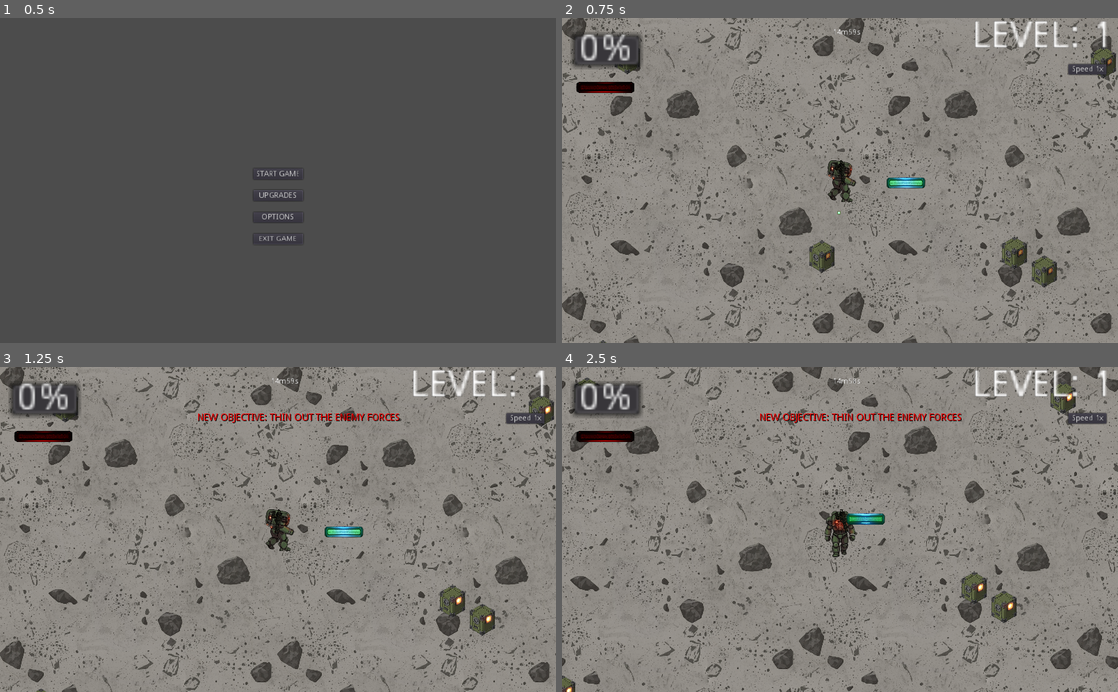
Above: before the commit, frames 1-4 (two rows, left to right).
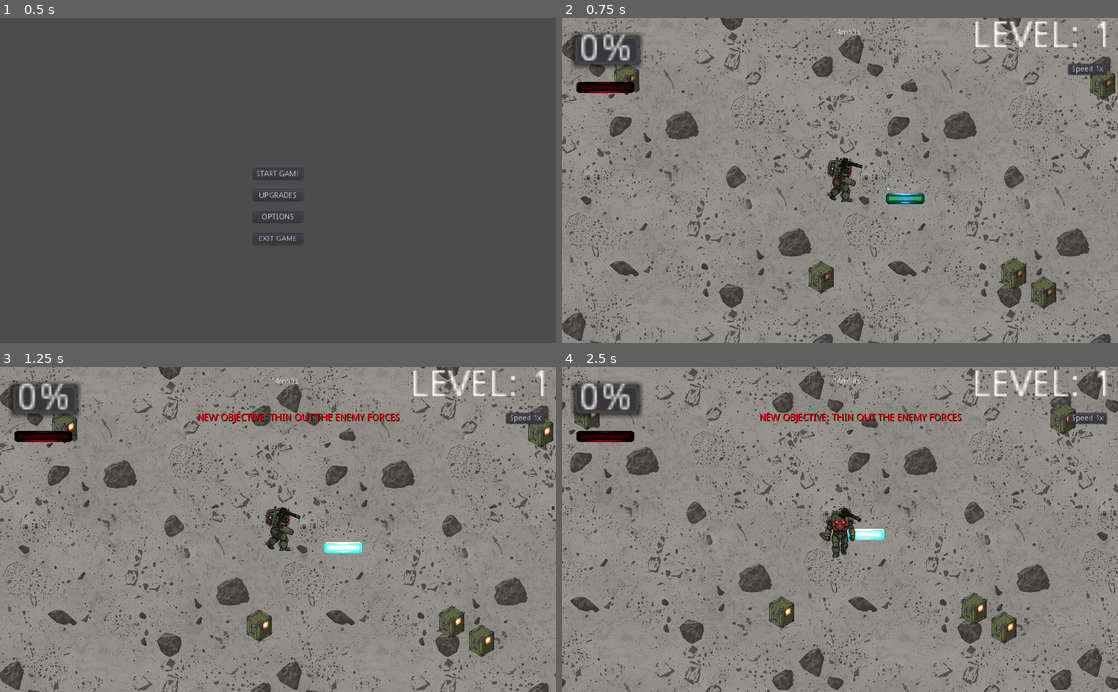
Above: after the commit, the same moments.

Repository: rcameronlyman/NEOBUSHI
Game: Godot game, scene res://MainMenu.tscn
Two runs of this game, one before a commit and one after it. Both use one fixed random seed, a clock stepped at 60 frames per second and the inputs below. The engine's default icon, where the game draws it, is replaced by a stand-in: a white triangle on a blue panel in a dark square.
Inputs (mouse positions are in pixels of both pictures, inside the frame that each line leads up to):
- Up to frame 1 (0.5 s): no input
- Up to frame 2 (0.75 s): click "START GAME" at 0.5 s
- Up to frame 3 (1.25 s): no input
- Up to frame 4 (2.5 s): move the mouse to (962, 513) at 1.27 s; hold D (move_right) 1.28-2.03 s; move the mouse to (728, 545) at 2.02 s; hold S (move_down) from 2.03 s (still down)

Frame 1 is identical in both runs. In frame 2, 25% of the frame differs, in the area x 0-100%, y 0-100%; in frame 3, 24%; in frame 4, 24%.

Commit message:
Fixed wall targeting and bullet collision logic; adjusted wall health for testing

Diff:
--- a/Bullet.gd
+++ b/Bullet.gd
@@ -41,13 +41,20 @@
 	if global_position.length() > 5000:
 		queue_free()
 
+# This handles hitting StaticBody2D (like Walls)
+func _on_Bullet_body_entered(body):
+	if body.is_in_group("walls"):
+		if body.has_method("take_damage"):
+			body.take_damage(damage)
+
+		handle_final_impact()
+
+# This handles hitting Area2D (like typical Enemies)
 func _on_Bullet_area_entered(area):
-	# --- NEW WALL DETECTION ---
+	# (Keeping wall check here too just in case you use Area-walls later)
 	if area.is_in_group("walls"):
 		if area.has_method("take_damage"):
 			area.take_damage(damage)
-
-		# We treat hitting a wall as a final impact
 		handle_final_impact()
 		return
 
@@ -55,39 +62,31 @@
 		if area.has_method("take_damage"):
 			area.take_damage(damage, global_position)
 
-		# 1. Increment Mega Shell counter on every hit, even if it pierces
 		if is_mega_shell_unlocked:
 			Global.total_bullets_hit += 1
 
-		# 2. Handle Piercing (Exits function, bullet stays alive)
 		if pierce_count > 0:
 			pierce_count -= 1
 			return
 
-		# 3. Handle Bouncing (Exits function, bullet stays alive)
 		if bounce_count > 0:
 			bounce_count -= 1
 			direction = -direction.rotated(rand_range(-0.5, 0.5))
 			return
 
-		# 4. FINAL IMPACT LOGIC
 		handle_final_impact()
 
-# I moved the impact logic to its own function to keep the code clean
-# and avoid repeating it for both enemies and walls.
 func handle_final_impact():
 	var triggered_mega = false
 
-	# Check Mega Shell first (Guaranteed)
 	if is_mega_shell_unlocked and Global.total_bullets_hit >= mega_shell_threshold:
-		trigger_explosion(1.0) # Full scale
+		trigger_explosion(1.0)
 		Global.total_bullets_hit = 0
 		triggered_mega = true
 
-	# Check Explosive Rounds (Random chance, only if Mega didn't fire)
 	if not triggered_mega and explosion_chance > 0:
 		if randf() < explosion_chance:
-			trigger_explosion(0.5) # Half scale "mini-blast"
+			trigger_explosion(0.5)
 
 	queue_free()
 
--- a/Bullet.tscn
+++ b/Bullet.tscn
@@ -7,6 +7,7 @@
 extents = Vector2( 18.5, 15.5 )
 
 [node name="Bullet" type="Area2D"]
+collision_mask = 3
 script = ExtResource( 2 )
 
 [node name="Sprite" type="Sprite" parent="."]
@@ -16,3 +17,4 @@
 shape = SubResource( 2 )
 
 [connection signal="area_entered" from="." to="." method="_on_Bullet_area_entered"]
+[connection signal="body_entered" from="." to="." method="_on_Bullet_body_entered"]
--- a/Gem.gd
+++ b/Gem.gd
@@ -35,14 +35,14 @@
 	if not target_player:
 		var player = get_tree().current_scene.find_node("Player", true, false)
 		if player:
-			var dist = global_position.distance_to(player.global_position)
+			var dist = global_position.distance_to(player.get_node("AnimatedSprite").global_position)
 			if dist < player.pickup_range:
 				target_player = player
 				is_bouncing = false
 
 	# 3. Move toward the player if targeted
 	if target_player:
-		var direction = (target_player.global_position - global_position).normalized()
+		var direction = (target_player.get_node("AnimatedSprite").global_position - global_position).normalized()
 		global_position += direction * attract_speed * delta
 
 func _on_Gem_area_entered(area):
--- a/Player.gd
+++ b/Player.gd
@@ -14,7 +14,7 @@
 var speed = 375
 var fire_rate = 1.5
 var damage_mult = 1.0
-var pickup_range = 150.0
+var pickup_range = 250.0
 var crit_chance = 0.05
 var cooldown_red = 0.0
 var xp_growth_rate = .5
@@ -43,6 +43,9 @@
 var velocity = Vector2.ZERO
 var can_take_damage = true
 var bullet_scene = preload("res://Bullet.tscn")
+
+# --- AUDIO NODES ---
+onready var shoot_sfx = $Minigun/ShootSFX
 
 # --- XP & LEVELING ---
 var experience = 0.0
@@ -111,30 +114,22 @@
 
 func activate_speed_boost(duration):
 	boost_speed = 200.0
-
-	# Start the "Stutter" effect
 	var effect_timer = 0.0
 	while effect_timer < duration:
-		# Toggle transparency for that "ghosting" look
 		$AnimatedSprite.modulate.a = 0.3
 		yield(get_tree().create_timer(0.05), "timeout")
 		$AnimatedSprite.modulate.a = 1.0
 		yield(get_tree().create_timer(0.05), "timeout")
 		effect_timer += 0.1
-
-	# Reset after duration
 	boost_speed = 0.0
 	$AnimatedSprite.modulate.a = 1.0
 
 func activate_overdrive(duration):
 	boost_fire_rate = 4.0
-	# Intense white-hot glow (RGB values above 1.0)
 	$AnimatedSprite.modulate = Color(4, 4, 2)
-
 	yield(get_tree().create_timer(duration), "timeout")
-
 	boost_fire_rate = 1.0
-	$AnimatedSprite.modulate = Color(1, 1, 1) # Reset to normal
+	$AnimatedSprite.modulate = Color(1, 1, 1)
 
 func activate_magnet(duration):
 	magnet_active = true
@@ -150,18 +145,12 @@
 		health = max_health
 	update_ui()
 
-# --- REVISED XP & POWERUP COLLECTION ---
-
 func _on_GemCollector_area_entered(area):
-	# Analytical Fix: Added 'powerups' group check
 	if area.is_in_group("gems") or area.is_in_group("powerups"):
-		# 1. Check if it's a Power-up or special item first
 		if area.has_method("apply_powerup"):
 			area.apply_powerup(self)
-			return # Exit to avoid XP logic below
-
-		# 2. Treat as XP Gem
-		var dist = global_position.distance_to(area.global_position)
+			return
+		var dist = $AnimatedSprite.global_position.distance_to(area.global_position)
 		if dist < 80:
 			experience += 1.0 * xp_growth_rate
 			Global.gems_collected += 1
@@ -172,12 +161,10 @@
 		if area.has_method("take_damage"):
 			area.take_damage(100)
 
-# --- EXISTING LOGIC (Unchanged) ---
-
 func update_minigun_visual():
 	var target = get_closest_enemy()
 	if target:
-		var target_angle = (target.global_position - global_position).angle()
+		var target_angle = (target.global_position - $AnimatedSprite.global_position).angle()
 		$Minigun.rotation = lerp_angle($Minigun.rotation, target_angle, rotation_speed)
 	else:
 		if velocity.length() > 0:
@@ -192,7 +179,11 @@
 
 func shoot():
 	var target = get_closest_enemy()
-	if not target: return
+	if not target:
+		return
+
+	shoot_sfx.pitch_scale = rand_range(0.92, 1.08)
+	shoot_sfx.play()
 
 	var bullet_count = 1
 	var spread_angle = 0.18
@@ -220,17 +211,19 @@
 
 func get_closest_enemy():
 	var enemies = $ShootingRange.get_overlapping_areas()
+	enemies += $ShootingRange.get_overlapping_bodies() # Combined detection
+
 	var nearest = null
 	var min_dist = INF
 	for enemy in enemies:
 		if enemy.is_in_group("enemies"):
-			var dist = global_position.distance_to(enemy.global_position)
+			var dist = $AnimatedSprite.global_position.distance_to(enemy.global_position)
 			var effective_dist = dist
 			if enemy.is_in_group("crate"):
-				var dir_to_target = (enemy.global_position - global_position).normalized()
+				var dir_to_target = (enemy.global_position - $AnimatedSprite.global_position).normalized()
 				var facing_dir = Vector2.RIGHT.rotated($Minigun.rotation)
-				var dot = facing_dir.dot(dir_to_target)
-				if dot < 0.7 and dist > 120: effective_dist += 4000
+				var dog_dot = facing_dir.dot(dir_to_target)
+				if dog_dot < 0.7 and dist > 120: effective_dist += 4000
 			if effective_dist < min_dist:
 				min_dist = effective_dist
 				nearest = enemy
@@ -295,10 +288,7 @@
 
 func activate_invincibility(duration):
 	can_take_damage = false
-	# Optional: Make the player see-through to show they are invincible
 	modulate.a = 0.5
-
 	yield(get_tree().create_timer(duration), "timeout")
-
 	can_take_damage = true
-	modulate.a = 1.0 # Back to normal transparency
+	modulate.a = 1.0
--- a/Player.tscn
+++ b/Player.tscn
@@ -1,9 +1,10 @@
-[gd_scene load_steps=25 format=2]
+[gd_scene load_steps=26 format=2]
 
 [ext_resource path="res://PlayerAnimatedAll-Photoroom.png" type="Texture" id=1]
 [ext_resource path="res://Player.gd" type="Script" id=2]
 [ext_resource path="res://GUN-Photoroom.png" type="Texture" id=3]
 [ext_resource path="res://Muzzle.png" type="Texture" id=4]
+[ext_resource path="res://Sounds/SFX/laserShoot2.wav" type="AudioStream" id=5]
 
 [sub_resource type="AtlasTexture" id=8]
 flags = 4
@@ -109,7 +110,7 @@
 } ]
 
 [sub_resource type="RectangleShape2D" id=1]
-extents = Vector2( 18.5, 52 )
+extents = Vector2( 18.5, 15 )
 
 [sub_resource type="CircleShape2D" id=2]
 radius = 78.1025
@@ -124,12 +125,13 @@
 script = ExtResource( 2 )
 
 [node name="AnimatedSprite" type="AnimatedSprite" parent="."]
+position = Vector2( 3, -77.6 )
 scale = Vector2( 0.8, 0.8 )
 frames = SubResource( 7 )
 animation = "walk_up_side"
 
 [node name="CollisionShape2D" type="CollisionShape2D" parent="."]
-position = Vector2( 0.5, 28 )
+position = Vector2( 3.5, -12.6 )
 shape = SubResource( 1 )
 
 [node name="DetectionArea" type="Area2D" parent="."]
@@ -146,22 +148,26 @@
 autostart = true
 
 [node name="ShootingRange" type="Area2D" parent="."]
+position = Vector2( 3, -77.6 )
+collision_mask = 3
 
 [node name="CollisionShape2D" type="CollisionShape2D" parent="ShootingRange"]
 shape = SubResource( 3 )
 
 [node name="Camera2D" type="Camera2D" parent="."]
+position = Vector2( 3, -77.6 )
 current = true
 zoom = Vector2( 2, 2 )
 
 [node name="GemCollector" type="Area2D" parent="."]
+position = Vector2( 3, -77.6 )
 
 [node name="CollisionShape2D" type="CollisionShape2D" parent="GemCollector"]
 shape = SubResource( 26 )
 
 [node name="Minigun" type="Sprite" parent="."]
 modulate = Color( 0.207843, 0.219608, 0.168627, 1 )
-position = Vector2( 0, -69 )
+position = Vector2( 3, -146.6 )
 scale = Vector2( 0.08, 0.08 )
 texture = ExtResource( 3 )
 offset = Vector2( 500, 0 )
@@ -174,6 +180,10 @@
 scale = Vector2( 4, 4 )
 texture = ExtResource( 4 )
 
+[node name="ShootSFX" type="AudioStreamPlayer2D" parent="Minigun"]
+stream = ExtResource( 5 )
+volume_db = -3.466
+
 [connection signal="area_entered" from="DetectionArea" to="." method="_on_DetectionArea_area_entered"]
 [connection signal="timeout" from="ShootTimer" to="." method="_on_ShootTimer_timeout"]
 [connection signal="area_entered" from="GemCollector" to="." method="_on_GemCollector_area_entered"]
--- a/Wall.gd
+++ b/Wall.gd
@@ -8,33 +8,23 @@
 onready var current_health = max_health
 var has_triggered_assault = false
 
-# We use onready so the game finds the bar as soon as the wall "wakes up"
-onready var health_bar = $WallHealthBar
-
 func _ready():
-	# 1. Setup the health bar
-	health_bar.max_value = max_health
-	health_bar.value = max_health
-	health_bar.hide() # Keep it hidden until the first shot hits
-
-	# 2. Add to the "walls" group so bullets can find it
+	# Add to groups so bullets and targeting can find it
 	add_to_group("walls")
+	add_to_group("enemies")
 
 func take_damage(amount):
 	if current_health <= 0:
 		return
 
-	# Show the bar and trigger the swarm on the first hit
+	# Trigger the swarm on the first hit
 	if not has_triggered_assault:
 		has_triggered_assault = true
-		health_bar.show()
 		emit_signal("assault_started")
-		# You'll connect this signal to your Spawner later
 
 	current_health -= amount
-	health_bar.value = current_health
 
-	# Impact Flash (same logic as your enemies)
+	# Impact Flash
 	$Sprite.modulate = Color(10, 10, 10)
 	yield(get_tree().create_timer(0.1), "timeout")
 	$Sprite.modulate = Color(1, 1, 1)
--- a/Wall.tscn
+++ b/Wall.tscn
@@ -4,24 +4,22 @@
 [ext_resource path="res://Wall.gd" type="Script" id=2]
 
 [sub_resource type="RectangleShape2D" id=1]
-extents = Vector2( 18.5, 6 )
+extents = Vector2( 18.5, 5.5 )
 
-[node name="Wall" type="StaticBody2D" groups=["walls"]]
+[node name="Wall" type="StaticBody2D" groups=["enemies", "walls"]]
 collision_layer = 2
 script = ExtResource( 2 )
+max_health = 10
 
 [node name="Sprite" type="Sprite" parent="."]
+position = Vector2( 0, -5 )
 scale = Vector2( 0.04, 0.04 )
 texture = ExtResource( 1 )
 
 [node name="CollisionShape2D" type="CollisionShape2D" parent="."]
-position = Vector2( -0.5, 0 )
+position = Vector2( -0.5, -5.5 )
 shape = SubResource( 1 )
 
 [node name="VisibilityNotifier2D" type="VisibilityNotifier2D" parent="."]
-position = Vector2( -0.5, 4.76837e-07 )
+position = Vector2( -0.5, -6 )
 scale = Vector2( 1.85, 0.6 )
-
-[node name="WallHealthBar" type="TextureProgress" parent="."]
-margin_right = 40.0
-margin_bottom = 40.0
--- a/World.tscn
+++ b/World.tscn
@@ -131,7 +131,7 @@
 [sub_resource type="StyleBoxFlat" id=5]
 bg_color = Color( 0.160784, 0.105882, 0.784314, 1 )
 
-[node name="World" type="Node2D"]
+[node name="World" type="YSort"]
 script = ExtResource( 2 )
 
 [node name="Ground" type="Sprite" parent="."]
